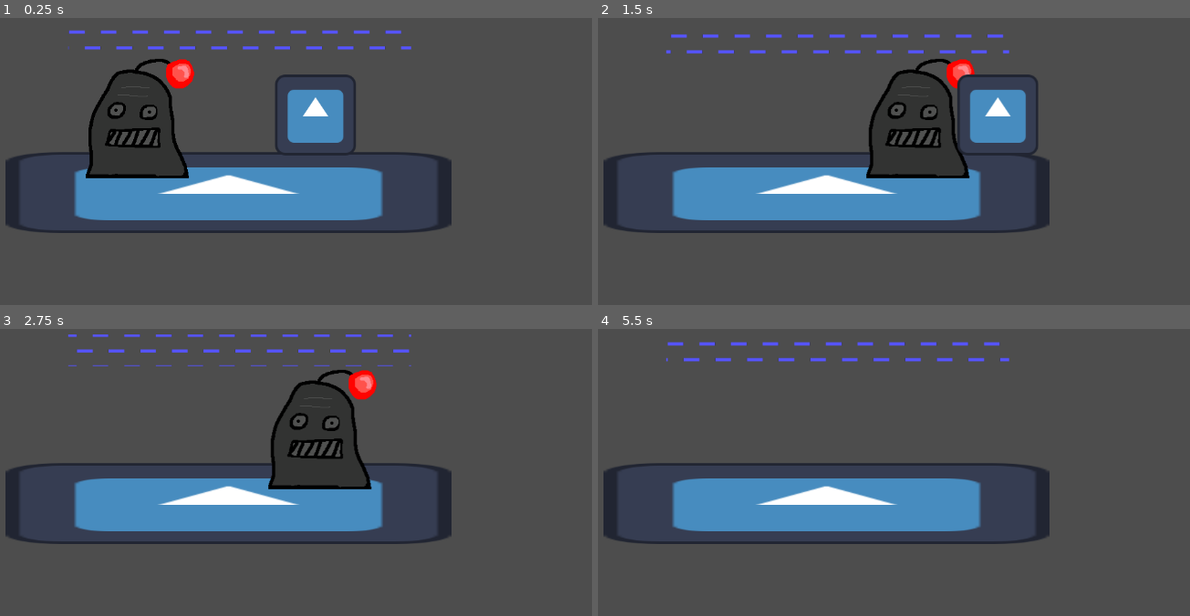
Above: before the commit, frames 1-4 (two rows, left to right).
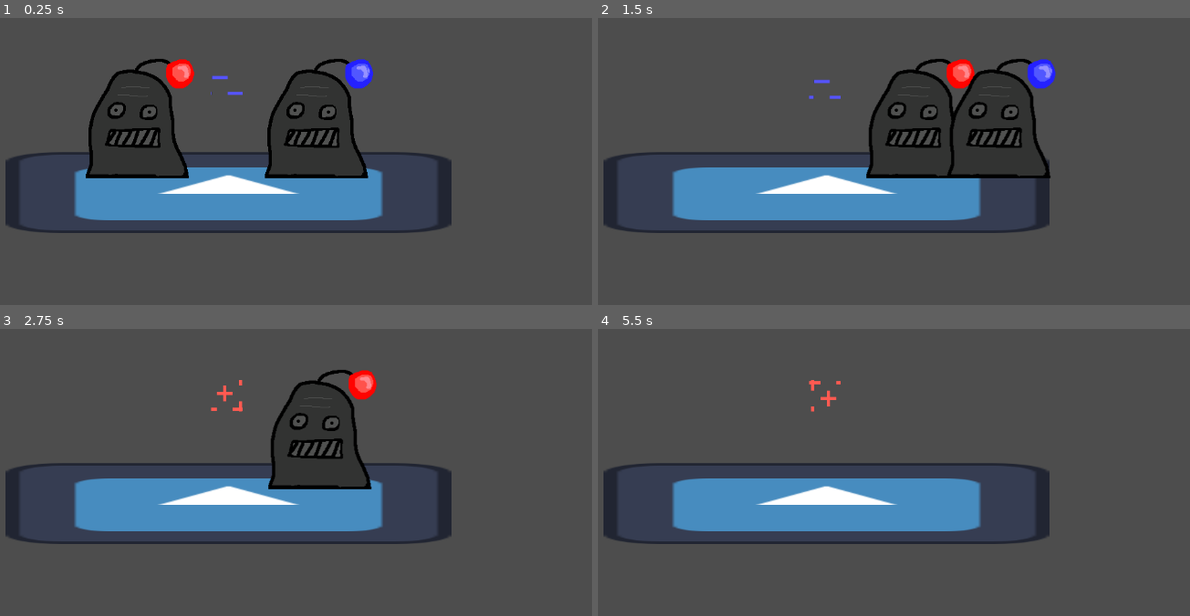
Above: after the commit, the same moments.

Repository: Jyeung05/Magnet-Dudes
Game: Godot game, scene res://scenes/test_level.tscn
Same seed, same stepped clock (60 frames per second), same inputs: the game is played once before the commit and once after it. The engine's default icon, where the game draws it, is replaced by a stand-in: a white triangle on a blue panel in a dark square.
Inputs:
- Up to frame 1 (0.25 s): no input
- Up to frame 2 (1.5 s): tap Enter (ui_accept) at 0.5, 0.77 s; hold Right (ui_right) from 0.53 s (still down)
- Up to frame 3 (2.75 s): tap Enter (ui_accept) at 1.52 s; release Right (ui_right) at 2.03 s; hold Left (ui_left) from 2.03 s (still down)
- Up to frame 4 (5.5 s): release Left (ui_left) at 2.78 s; hold Right (ui_right) 2.78-4.28 s; tap Enter (ui_accept) at 3.02, 3.77, 4.52, 5 s; hold Left (ui_left) 4.28-5.03 s; hold Right (ui_right) from 5.03 s (still down)

The runs differ from the first frame. In frame 1, 6.3% of the frame differs, in the area x 11-70%, y 4-56%; in frame 2, 6.0%; in frame 3, 1.0%; in frame 4, 1.1%.

Commit message:
added characters

Diff:
--- a/background.gd
+++ b/background.gd
@@ -3,8 +3,18 @@
 
 # Called when the node enters the scene tree for the first time.
 func _ready():
-	pass
+	if control.player1 == true:
+		$red.visible = true;
+		$blue.visible = false;
+	else:
+		$blue.visible = true;
+		$red.visible = false;
 
 # Called every frame. 'delta' is the elapsed time since the previous frame.
 func _process(delta):
-	print(control.player1)
+	if control.player1 == true:
+		$red.visible = true;
+		$blue.visible = false
+	else:
+		$blue.visible = true;
+		$red.visible = false;
--- a/background.tscn
+++ b/scenes/background.tscn
@@ -23,7 +23,8 @@
 grow_vertical = 2
 script = ExtResource("1_0enjb")
 
-[node name="Control" type="Control" parent="."]
+[node name="red" type="Control" parent="."]
+visible = false
 layout_mode = 1
 anchors_preset = 15
 anchor_right = 1.0
@@ -31,7 +32,7 @@
 grow_horizontal = 2
 grow_vertical = 2
 
-[node name="blue_neg" type="ColorRect" parent="Control"]
+[node name="blue_neg" type="ColorRect" parent="red"]
 layout_mode = 1
 anchors_preset = 15
 anchor_right = 1.0
@@ -40,7 +41,7 @@
 grow_vertical = 2
 color = Color(0.504919, 0.684111, 0.934743, 1)
 
-[node name="moving_neg" type="TextureRect" parent="Control"]
+[node name="moving_neg" type="TextureRect" parent="red"]
 material = SubResource("ShaderMaterial_xrmdy")
 layout_mode = 1
 anchors_preset = 15
@@ -51,7 +52,7 @@
 texture = ExtResource("2_w1vro")
 stretch_mode = 1
 
-[node name="Control2" type="Control" parent="."]
+[node name="blue" type="Control" parent="."]
 visible = false
 layout_mode = 1
 anchors_preset = 15
@@ -60,7 +61,7 @@
 grow_horizontal = 2
 grow_vertical = 2
 
-[node name="ColorRect" type="ColorRect" parent="Control2"]
+[node name="ColorRect" type="ColorRect" parent="blue"]
 layout_mode = 1
 anchors_preset = 15
 anchor_right = 1.0
@@ -69,7 +70,7 @@
 grow_vertical = 2
 color = Color(0.969366, 0.649921, 0.673564, 1)
 
-[node name="TextureRect" type="TextureRect" parent="Control2"]
+[node name="TextureRect" type="TextureRect" parent="blue"]
 texture_filter = 1
 texture_repeat = 2
 material = SubResource("ShaderMaterial_5ospn")
--- a/scenes/mastercontrol.tscn
+++ b/scenes/mastercontrol.tscn
@@ -1,9 +1,8 @@
-[gd_scene load_steps=5 format=3 uid="uid://b42nb2h1sac4v"]
+[gd_scene load_steps=4 format=3 uid="uid://b42nb2h1sac4v"]
 
 [ext_resource type="Script" path="res://mastercontrol.gd" id="1_pij3g"]
 [ext_resource type="PackedScene" uid="uid://c1x2qhmk57cxx" path="res://scenes/player_1.tscn" id="2_goj4b"]
 [ext_resource type="PackedScene" uid="uid://bl67y8oanwipu" path="res://scenes/player_2.tscn" id="3_sp7dj"]
-[ext_resource type="PackedScene" uid="uid://dmlenyrnudcob" path="res://background.tscn" id="4_wxr5i"]
 
 [node name="master_control" type="CharacterBody2D"]
 script = ExtResource("1_pij3g")
@@ -11,5 +10,3 @@
 [node name="player1" parent="." instance=ExtResource("2_goj4b")]
 
 [node name="player2" parent="." instance=ExtResource("3_sp7dj")]
-
-[node name="background" parent="." instance=ExtResource("4_wxr5i")]
--- a/scenes/player_2.tscn
+++ b/scenes/player_2.tscn
@@ -1,7 +1,7 @@
 [gd_scene load_steps=4 format=3 uid="uid://bl67y8oanwipu"]
 
 [ext_resource type="Script" path="res://player_2.gd" id="1_x8841"]
-[ext_resource type="Texture2D" uid="uid://bsm7hisfnisie" path="res://icon.svg" id="2_jpf82"]
+[ext_resource type="Texture2D" uid="uid://ctcir0pbdkepc" path="res://assets/character_blue.png" id="2_eo8fo"]
 
 [sub_resource type="RectangleShape2D" id="RectangleShape2D_atxct"]
 size = Vector2(128, 127)
@@ -10,7 +10,7 @@
 script = ExtResource("1_x8841")
 
 [node name="Sprite2D" type="Sprite2D" parent="."]
-texture = ExtResource("2_jpf82")
+texture = ExtResource("2_eo8fo")
 
 [node name="CollisionShape2D" type="CollisionShape2D" parent="."]
 position = Vector2(2, 1.5)
--- a/scenes/test_level.tscn
+++ b/scenes/test_level.tscn
@@ -3,10 +3,12 @@
 [ext_resource type="PackedScene" uid="uid://bdafyvsx12f4n" path="res://scenes/platform.tscn" id="1_yr3l8"]
 [ext_resource type="PackedScene" uid="uid://c1x2qhmk57cxx" path="res://scenes/player_1.tscn" id="2_m6lx5"]
 [ext_resource type="PackedScene" uid="uid://bl67y8oanwipu" path="res://scenes/player_2.tscn" id="3_7oeql"]
-[ext_resource type="PackedScene" uid="uid://dmlenyrnudcob" path="res://background.tscn" id="4_t1jh8"]
+[ext_resource type="PackedScene" uid="uid://dmlenyrnudcob" path="res://scenes/background.tscn" id="4_t1jh8"]
 
 [node name="test_level" type="Node2D"]
 position = Vector2(575, 299)
+
+[node name="background" parent="." instance=ExtResource("4_t1jh8")]
 
 [node name="platform" parent="." instance=ExtResource("1_yr3l8")]
 position = Vector2(2, 171)
@@ -16,9 +18,3 @@
 
 [node name="player2" parent="." instance=ExtResource("3_7oeql")]
 position = Vector2(140, 29)
-
-[node name="background" parent="." instance=ExtResource("4_t1jh8")]
-offset_left = -251.0
-offset_top = -72.0
-offset_right = 291.0
-offset_bottom = -72.0
Binary file added: assets/character_blue.png
Not shown, added: assets/character_blue.png.import
